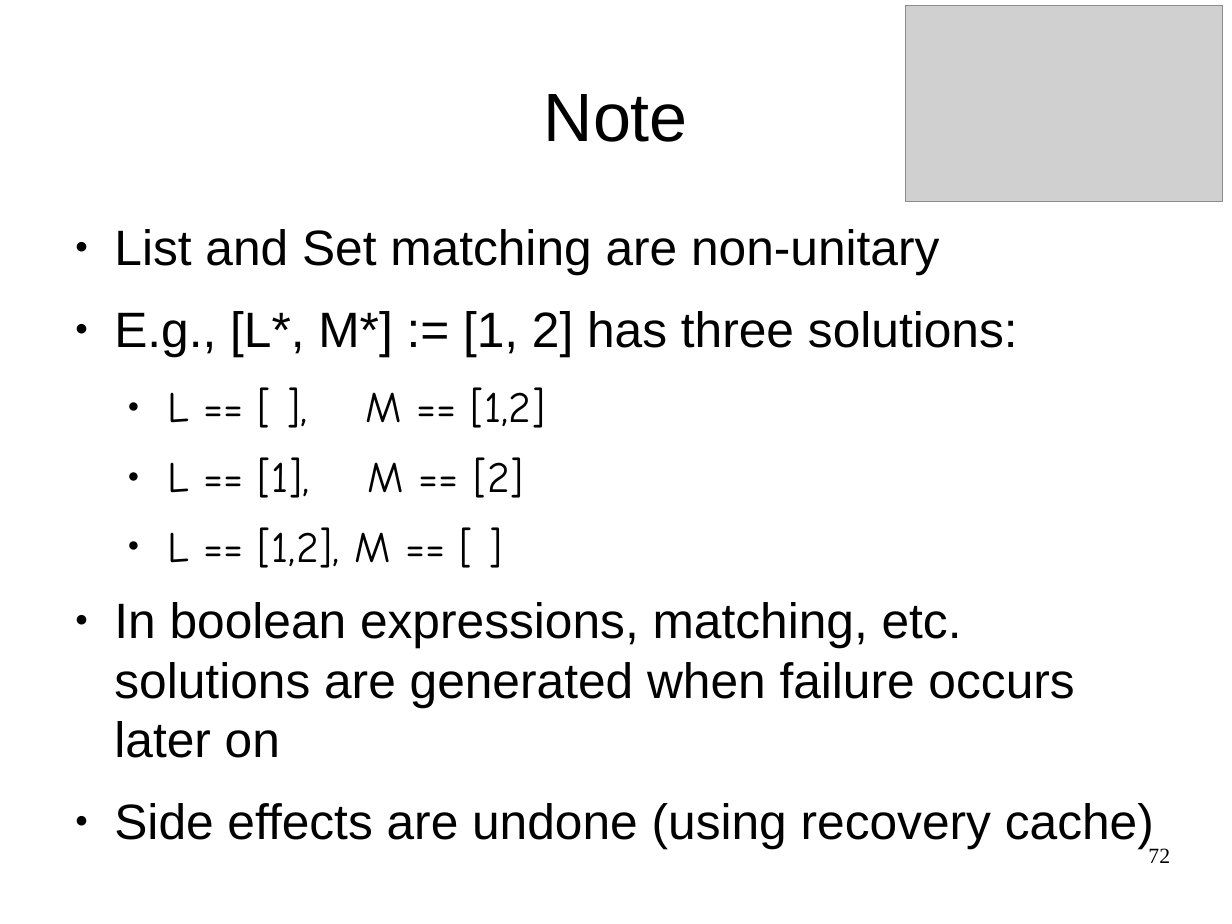
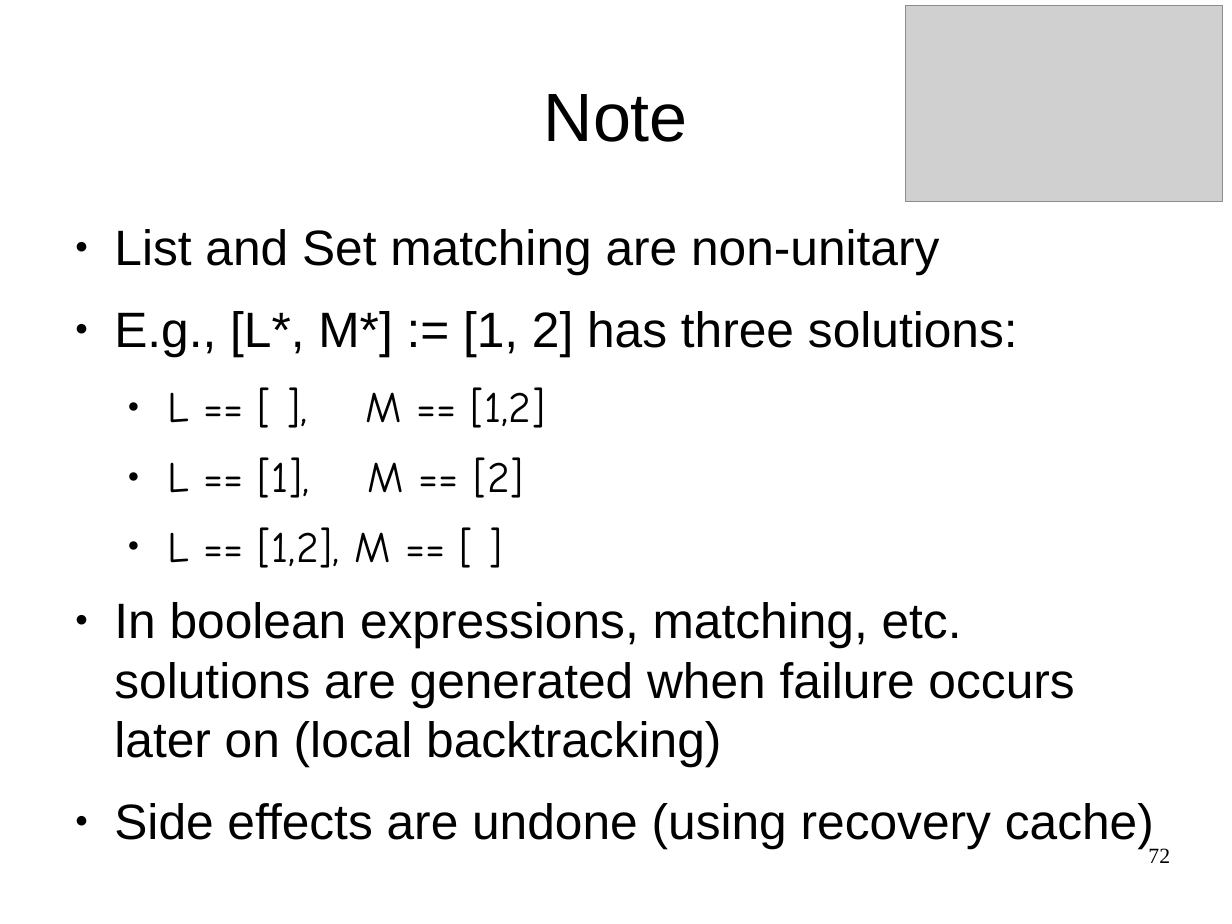
Before and after one commit to cwi-swat/meta-environment, a slide deck: slide 72 of meta-doc/analysis/rascal-slides/rascal-slides.odp. Drawn at 1232x924 pixels with LibreOffice and Linux fonts; fonts in the diff are those of the drawing; grey boxes stand for pictures; background and template pictures are left out. Boxes give left, top, right and bottom in pixels: in the first picture for what was removed or moved away, otherwise in the second. Text is boxed around its words. In the diff, an @@ line names an element or a change of style, - is before the commit and + after.

```diff
--- a/meta-doc/analysis/rascal-slides/rascal-slides.odp
+++ b/meta-doc/analysis/rascal-slides/rascal-slides.odp
@@ text at [114, 602, 1074, 767]: text changed @@
-● In boolean expressions, matching, etc. solutions are generated when failure occurs later on
+● In boolean expressions, matching, etc. solutions are generated when failure occurs later on (local backtracking)
```
Also in this commit, not shown: 14 other slides changed, 6 slides added, 1 slide removed.
